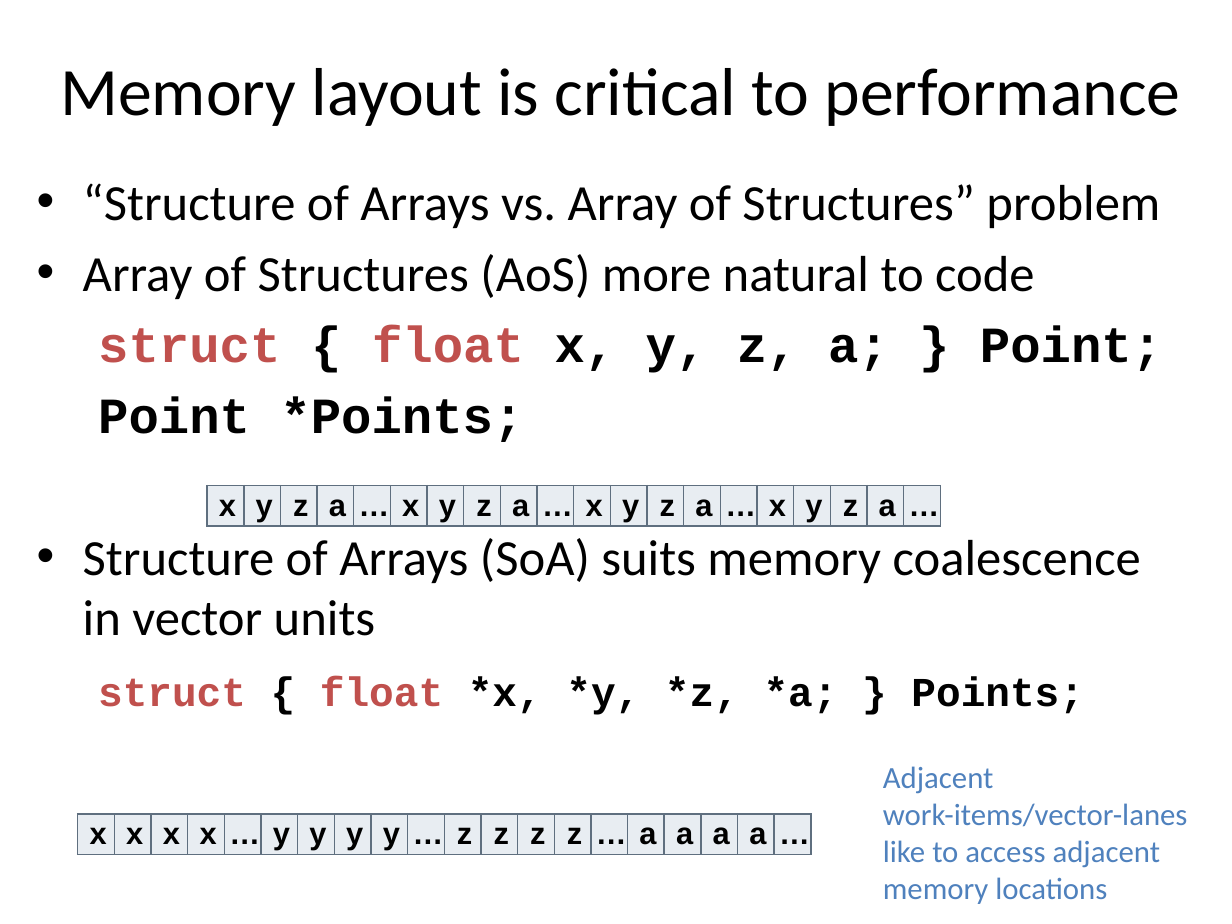
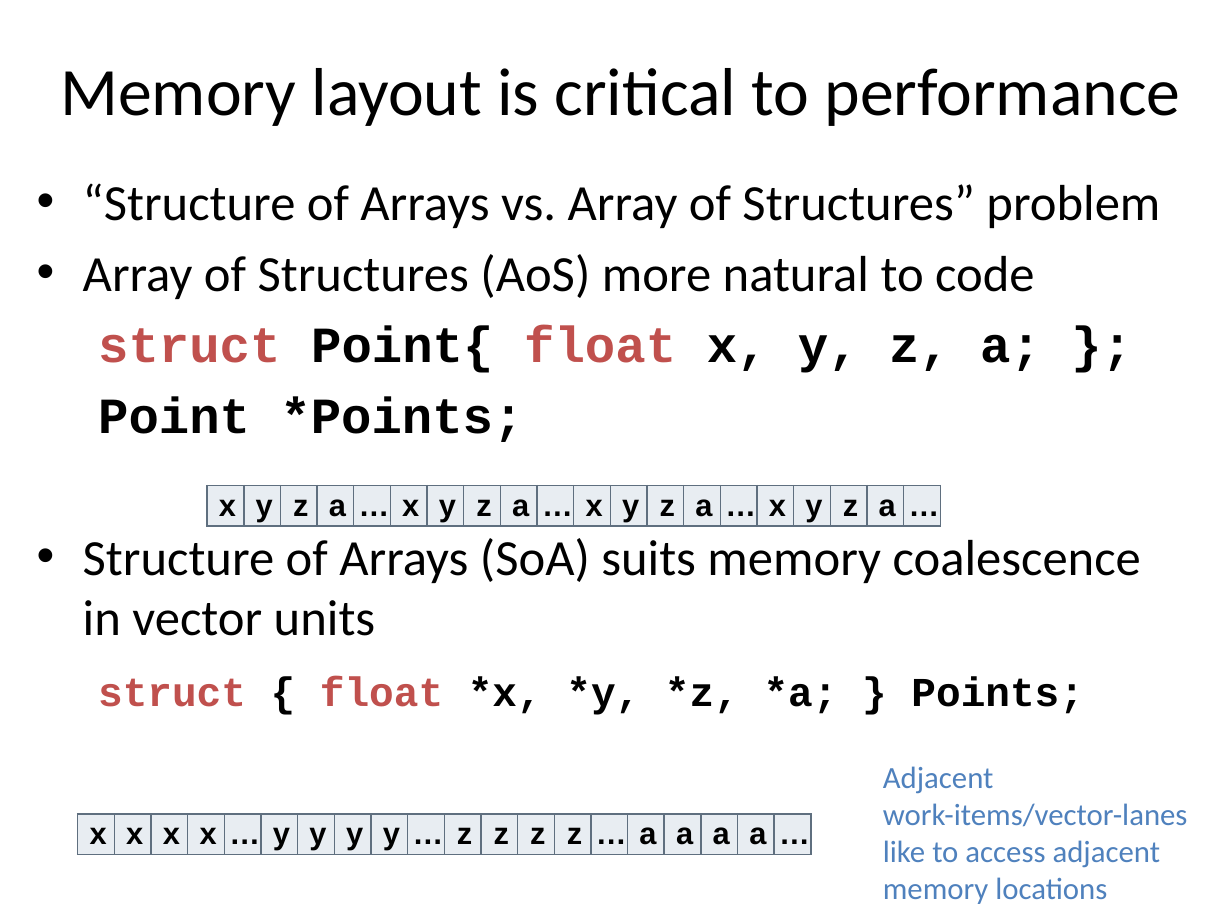
Before and after one commit to UoB-HPC/opencl-training-code, a slide deck: slide 47 of slides/advanced_part3.pptx. Drawn at 1232x924 pixels with LibreOffice and Linux fonts; fonts in the diff are those of the drawing. Boxes give left, top, right and bottom in pixels: in the first picture for what was removed or moved away, otherwise in the second. Text is boxed around its words. In the diff, an @@ line names an element or a change of style, - is before the commit and + after.

```diff
--- a/slides/advanced_part3.pptx
+++ b/slides/advanced_part3.pptx
@@ text at (98, 325, 1041, 373): text changed @@
-struct { float x, y, z, a; } Point;
+struct Point{ float x, y, z, a; };
```
Also in this commit, not shown: 4 other slides changed.
